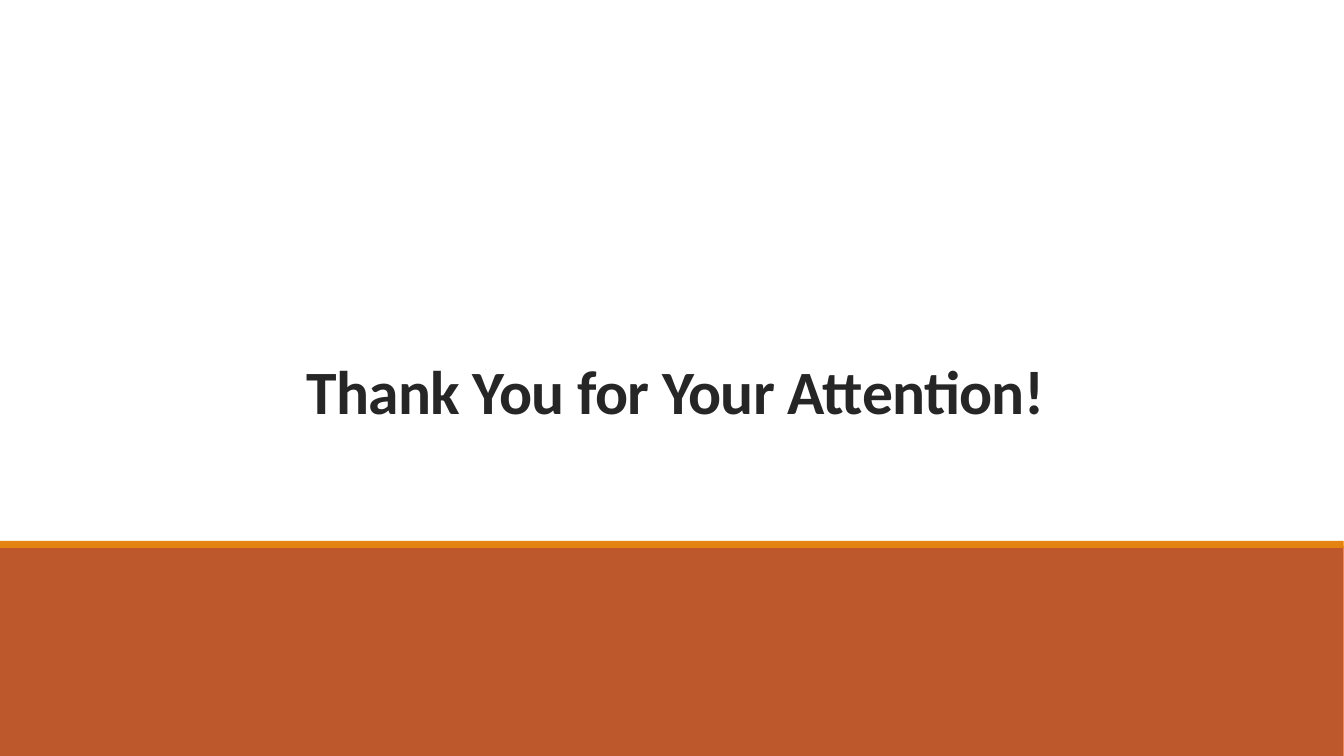
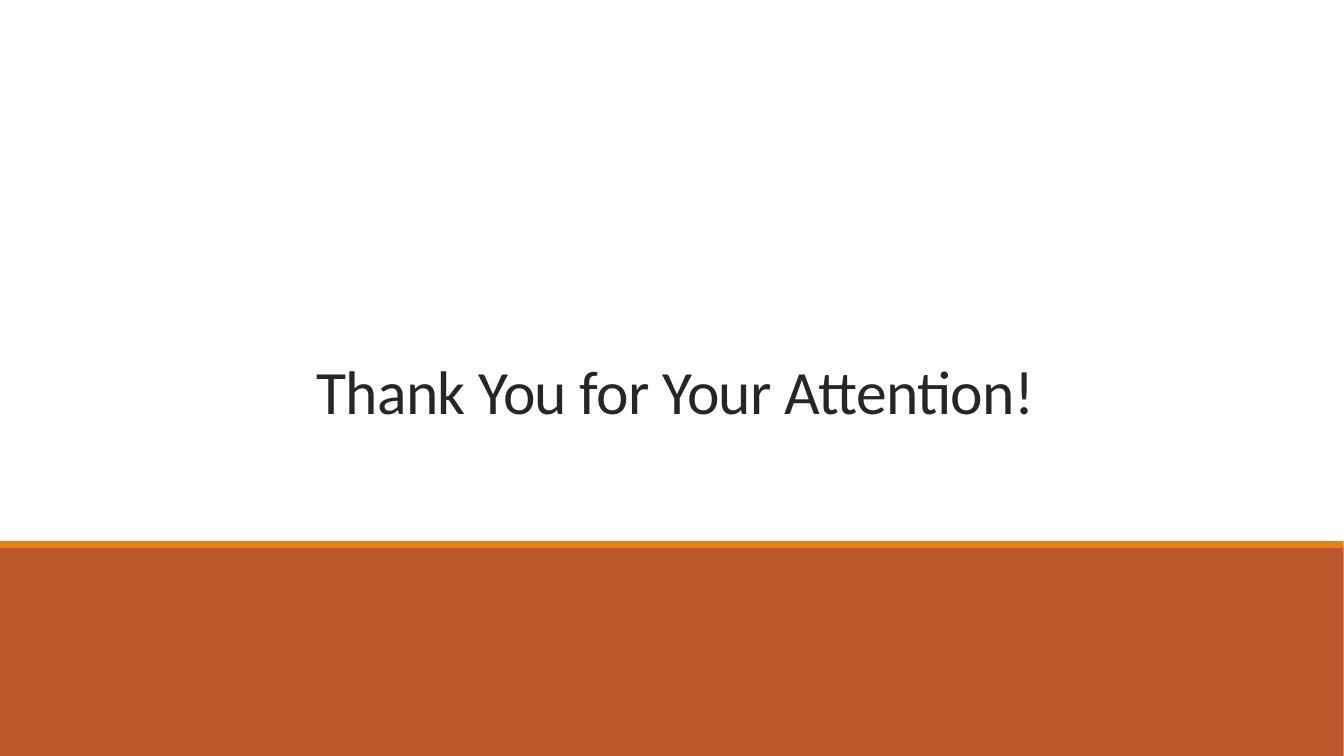
Before and after one commit to salveron/bachelors_thesis, a slide deck: slide 13 of presentation/presentation.pptx (slide 10 before the commit). Drawn at 1344x756 pixels with LibreOffice and Linux fonts; fonts in the diff are those of the drawing. Boxes give left, top, right and bottom in pixels: in the first picture for what was removed or moved away, otherwise in the second. Text is boxed around its words. In the diff, an @@ line names an element or a change of style, - is before the commit and + after.

```diff
--- a/presentation/presentation.pptx
+++ b/presentation/presentation.pptx
@@ title "Thank You for Your Attention!" at <box>316,371,1035,415</box>: bold off @@
```
Also in this commit, not shown: 1 other slide changed, 3 slides added.
